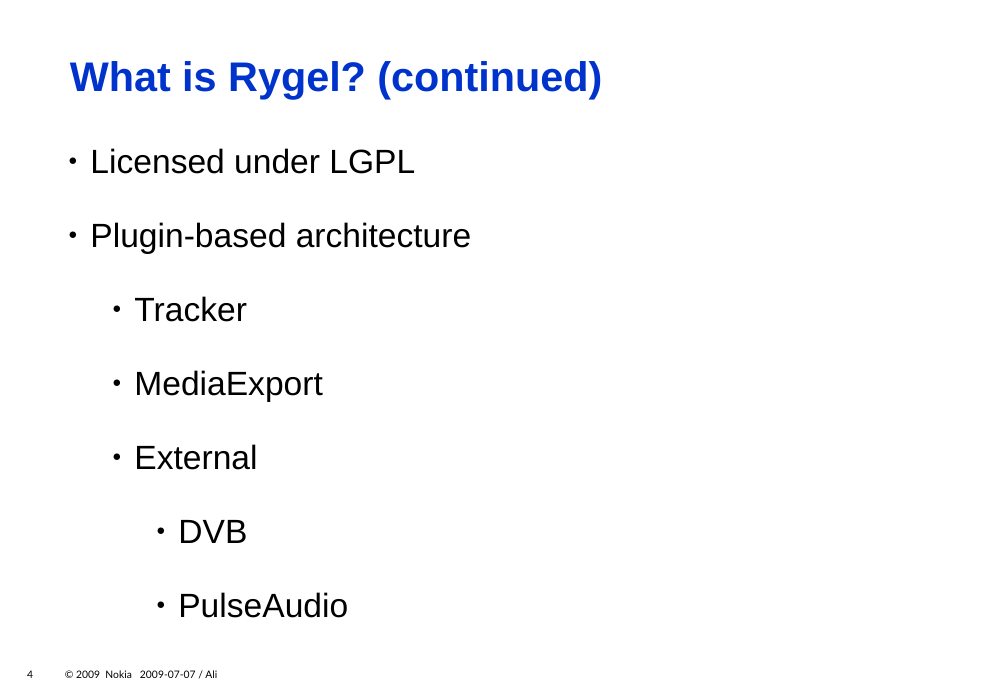
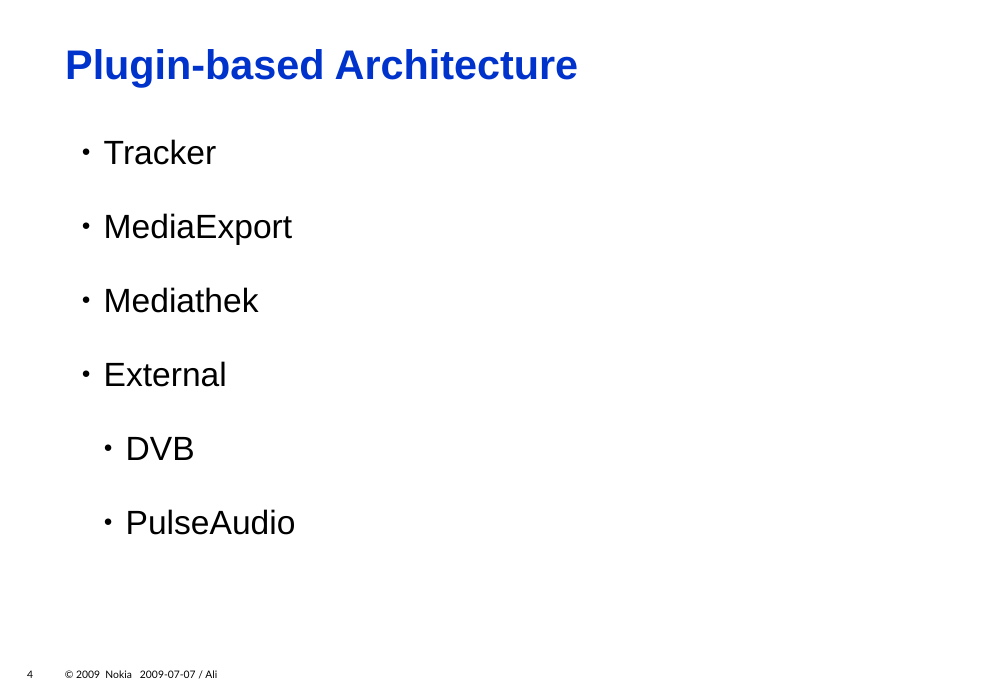
Before and after one commit to zeenix/rygel-presentation-2009, a slide deck: slide 4 of slides.odp. Drawn at 1008x698 pixels with LibreOffice and Linux fonts; fonts in the diff are those of the drawing; background and template pictures are left out. Boxes give left, top, right and bottom in pixels: in the first picture for what was removed or moved away, otherwise in the second. Text is boxed around its words. In the diff, an @@ line names an element or a change of style, - is before the commit and + after.

Commit message:
Put plugins on separate slide

```diff
--- a/slides.odp
+++ b/slides.odp
@@ title at (65,49,578,88): text changed @@
-What is Rygel? (continued)
+Plugin-based Architecture
@@ text "Tracker": place and size @@
-text "Tracker" at (90,148,471,618)
+text "Tracker" at (104,139,296,535)
@@ text at (90,148,471,253): paragraphs removed @@
-  ● Licensed under LGPL
-  ● Plugin-based architecture
@@ text at (104,139,296,535): list level 4 to 3 in "Tracker"; list level 4 to 3 in "MediaExport"; list level 4 to 3 in "External"; list level 6 to 4 in "DVB"; list level 6 to 4 in "PulseAudio" @@
@@ text at (104,287,259,313): paragraph added @@
+    ● Mediathek
```
Also in this commit, not shown: 1 other slide changed.
